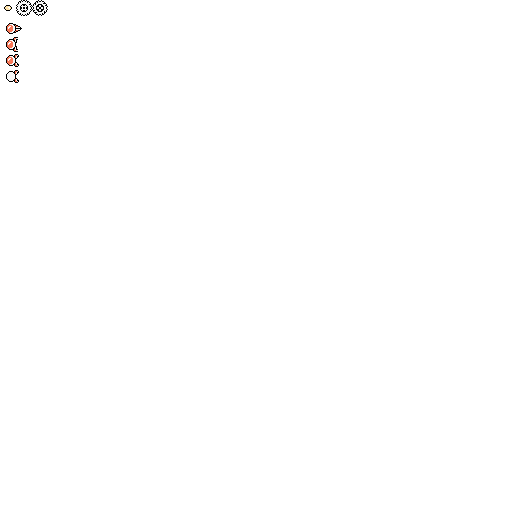
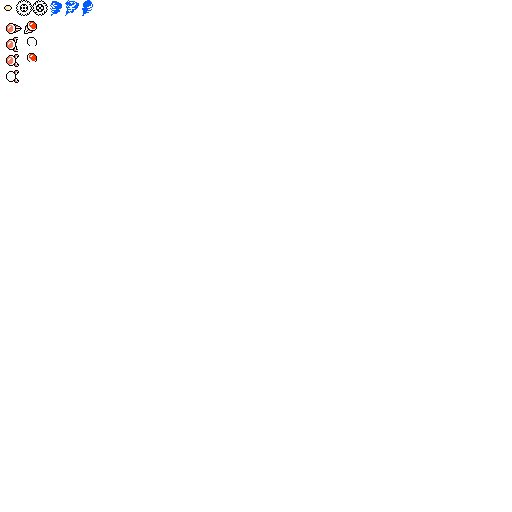
Layered file, before and after one edit (512 × 512). Changes by layer:
added layer "Layer 5" above "Layer 8" over [24, 21, 37, 34]
added layer "Layer 8" above "Layer 9" over [82, 0, 94, 16]
added layer "Layer 9" above "Layer 7" over [65, 0, 79, 16]
added layer "Layer 7" above "Layer 6" over [50, 1, 62, 16]
added layer "Layer 6" above "Layer 4" over [27, 53, 37, 62]
added layer "Layer 4" above "Layer 3" over [27, 37, 37, 46]
